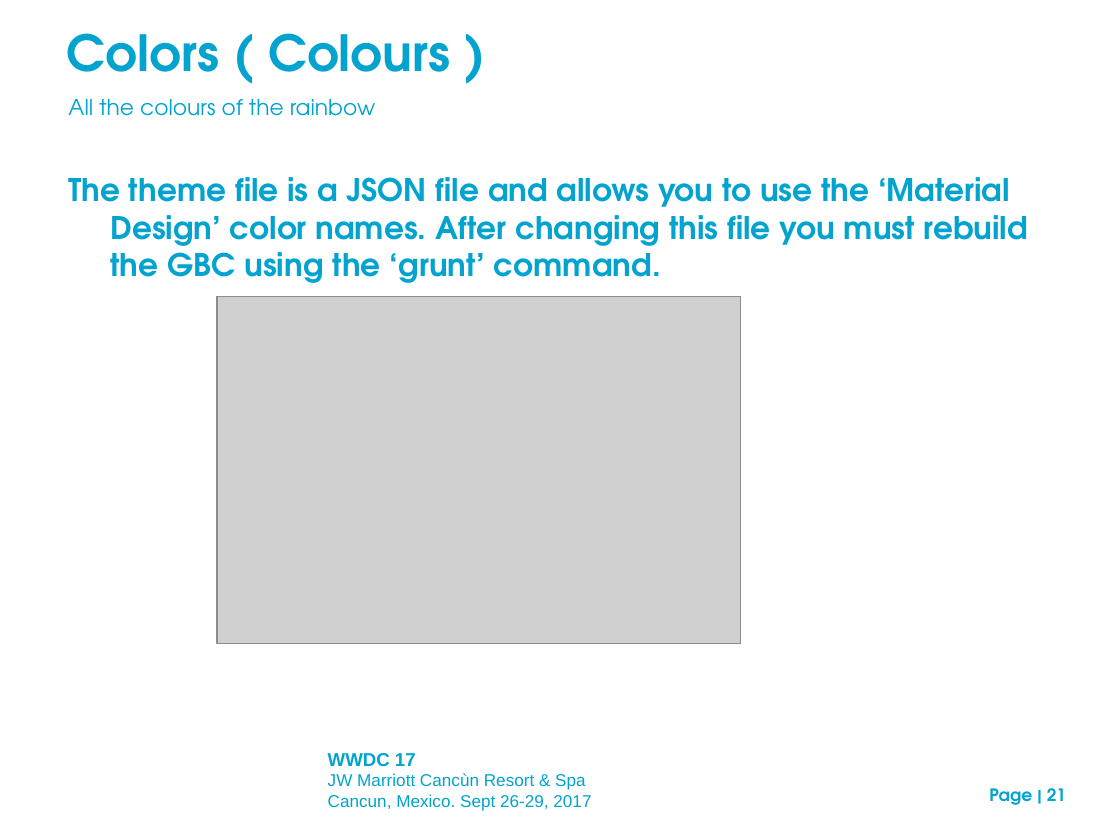
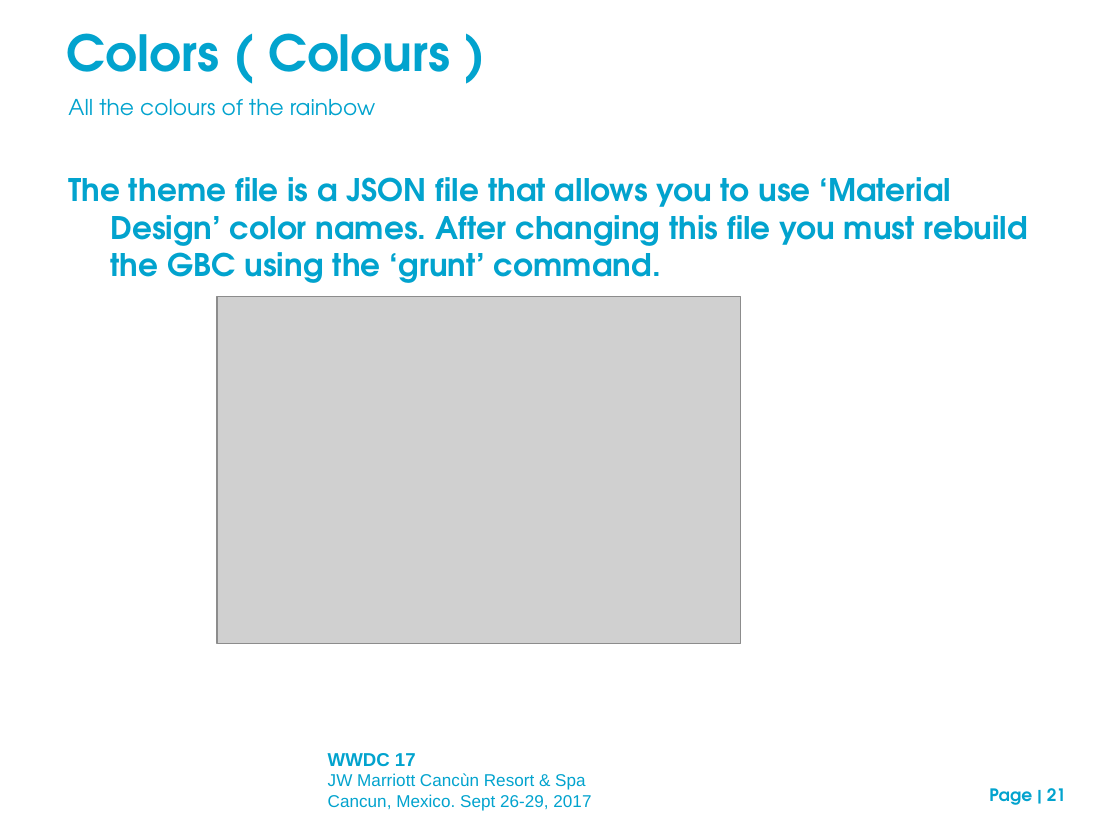
Before and after one commit to neilm-fourjs/njms_demos310, a slide deck: slide 21 of gbc/presentation/GBC_customization_draft.ppt. Drawn at 1120x840 pixels with LibreOffice and Linux fonts; fonts in the diff are those of the drawing; grey boxes stand for pictures; background and template pictures are left out. Boxes give left, top, right and bottom in pixels: in the first picture for what was removed or moved away, otherwise in the second. Text is boxed around its words. In the diff, an @@ line names an element or a change of style, - is before the commit and + after.

```diff
--- a/gbc/presentation/GBC_customization_draft.ppt
+++ b/gbc/presentation/GBC_customization_draft.ppt
@@ text at [69, 177, 1028, 283]: text changed @@
-The theme file is a JSON file and allows you to use the ‘Material Design’ color names. After changing this file you must rebuild the GBC using the ‘grunt’ command.
+The theme file is a JSON file that allows you to use ‘Material Design’ color names. After changing this file you must rebuild the GBC using the ‘grunt’ command.
```
Also in this commit, not shown: 17 other slides changed, 7 slides added, 1 slide removed, 1 other file.
